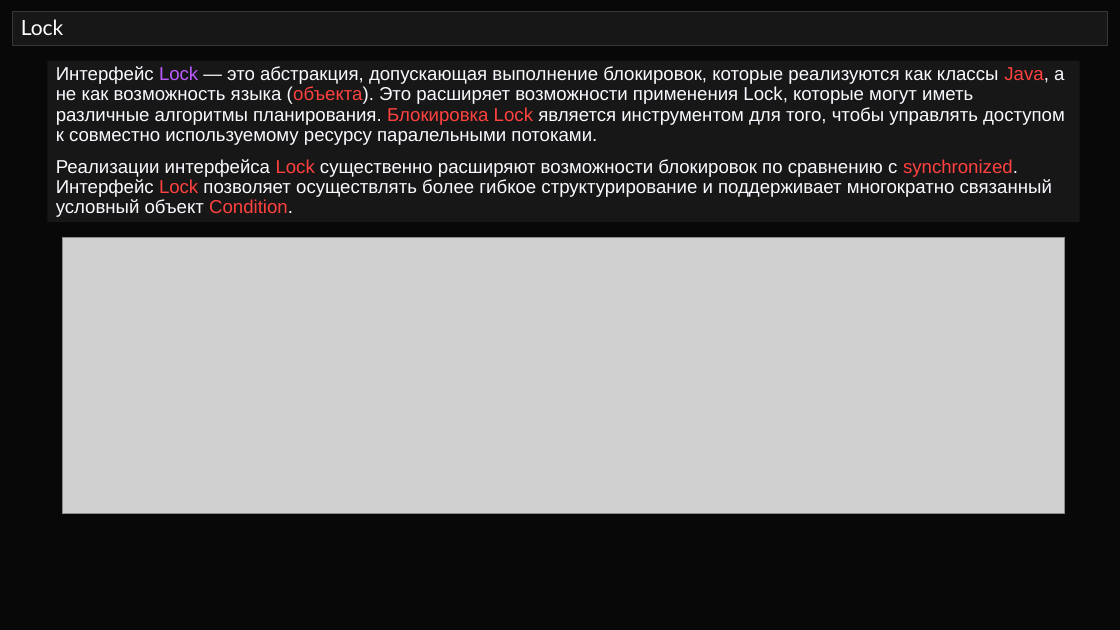
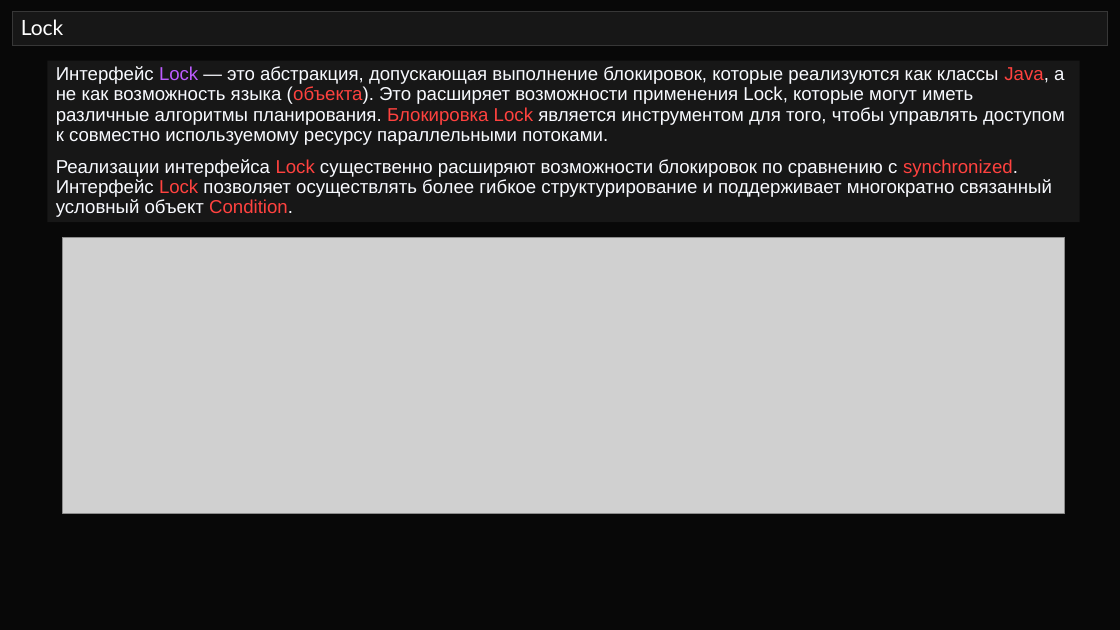
Before and after one commit to semusv/SIB_Concurrent, a slide deck: slide 29 of Concurrent_v1.pptx. Drawn at 1120x630 pixels with LibreOffice and Linux fonts; fonts in the diff are those of the drawing; grey boxes stand for pictures. Boxes give left, top, right and bottom in pixels: in the first picture for what was removed or moved away, otherwise in the second. Text is boxed around its words. In the diff, an @@ line names an element or a change of style, - is before the commit and + after.

```diff
--- a/Concurrent_v1.pptx
+++ b/Concurrent_v1.pptx
@@ text in rectangle at [56,66,1065,145]: text changed @@
-Интерфейс Lock — это абстракция, допускающая выполнение блокировок, которые реализуются как классы Java, а не как возможность языка (объекта). Это расширяет возможности применения Lock, которые могут иметь различные алгоритмы планирования. Блокировка Lock является инструментом для того, чтобы управлять доступом к совместно используемому ресурсу паралельными потоками.
+Интерфейс Lock — это абстракция, допускающая выполнение блокировок, которые реализуются как классы Java, а не как возможность языка (объекта). Это расширяет возможности применения Lock, которые могут иметь различные алгоритмы планирования. Блокировка Lock является инструментом для того, чтобы управлять доступом к совместно используемому ресурсу параллельными потоками.
```
Also in this commit, not shown: 8 other files.
